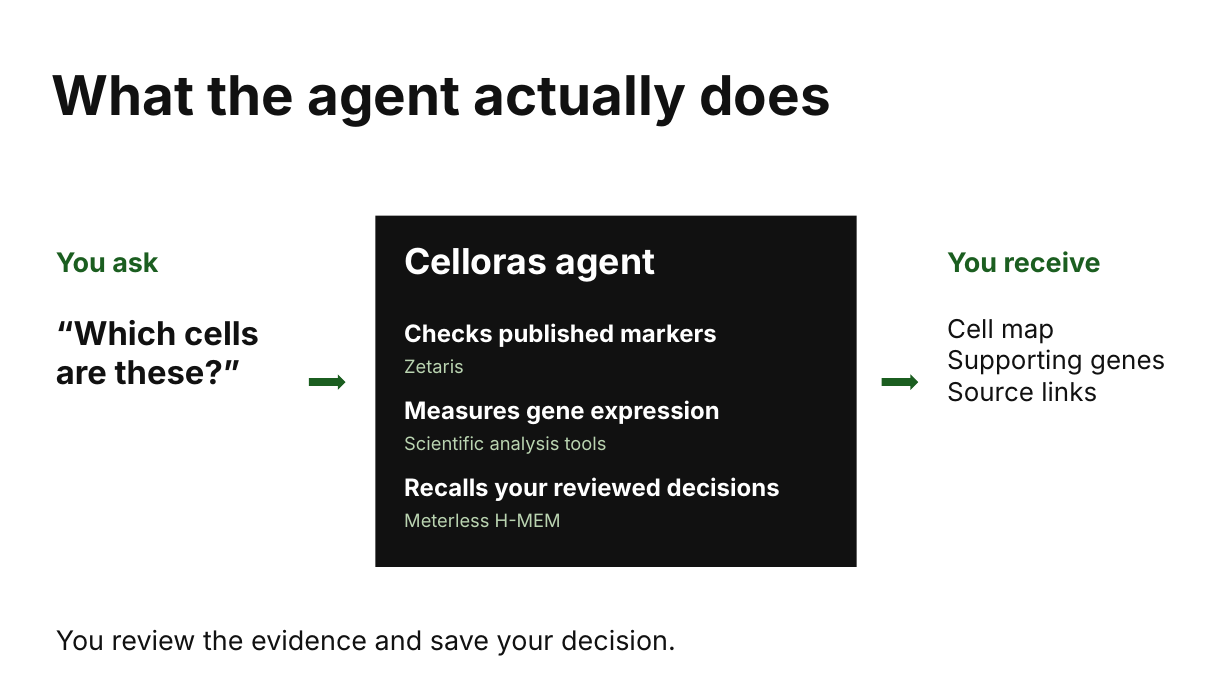
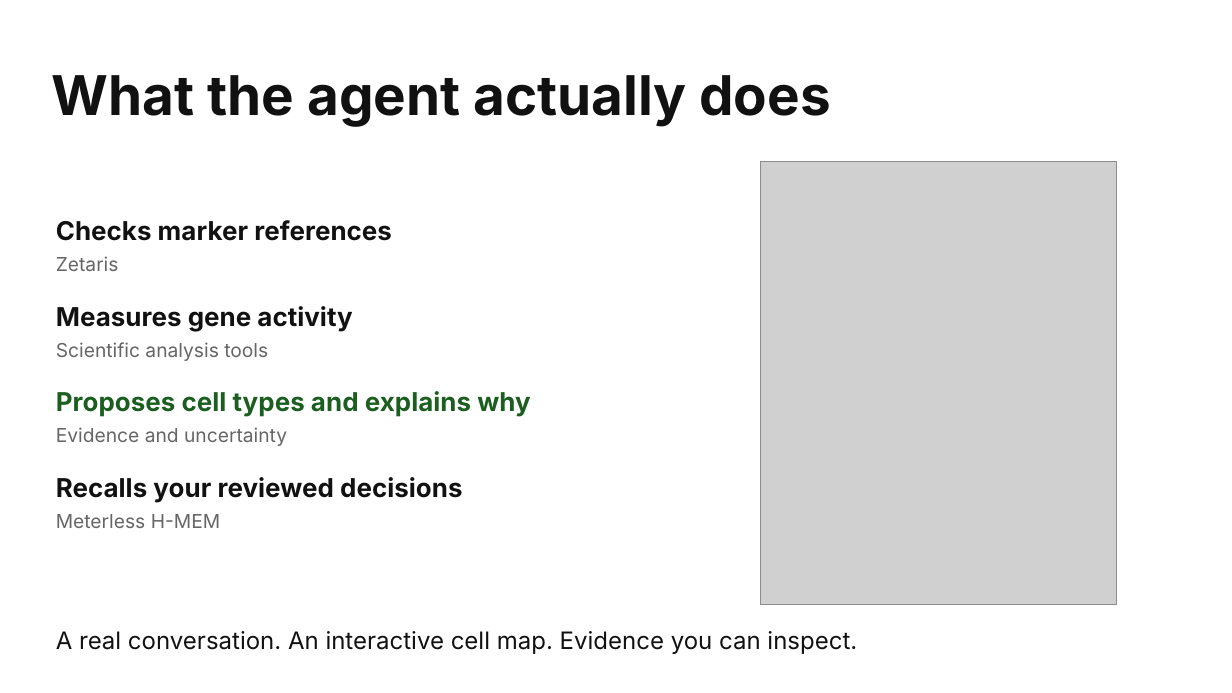
Before and after one commit to mpckkk/2026_GenAI, a slide deck: slide 3 of docs/pitchdeck/Celloras-Pitch-Deck.pptx. Drawn at 1232x693 pixels with LibreOffice and Linux fonts; fonts in the diff are those of the drawing; grey boxes stand for pictures. Boxes give left, top, right and bottom in pixels: in the first picture for what was removed or moved away, otherwise in the second. Text is boxed around its words. In the diff, an @@ line names an element or a change of style, - is before the commit and + after.

Commit message:
docs: add technical deck and real agent conversation

```diff
--- a/docs/pitchdeck/Celloras-Pitch-Deck.pptx
+++ b/docs/pitchdeck/Celloras-Pitch-Deck.pptx
@@ picture added at [761, 162, 1116, 604] @@
@@ text added at [56, 220, 392, 241], 20.2 pt, text #111111, bold @@
+Checks marker references
@@ rectangle removed at [375, 215, 857, 567] @@
@@ text "Zetaris": place and size @@
-text "Zetaris" at [404, 359, 464, 373]
+text "Zetaris" at [56, 256, 119, 271]
@@ text removed at [56, 252, 158, 273] @@
-You ask
@@ text removed at [404, 247, 656, 282] @@
-Celloras agent
@@ text removed at [947, 251, 1101, 273] @@
-You receive
@@ text at [56, 306, 352, 331]: text changed; size 18.8 to 20.2 pt; text colour #FFFFFF to #111111 @@
-Measures gene expression
+Measures gene activity
@@ text removed at [56, 320, 259, 385] @@
-“Which cells
-are these?”
@@ text removed at [404, 323, 717, 347] @@
-Checks published markers
@@ text removed at [947, 319, 1165, 402] @@
-Cell map
-Supporting genes
-Source links
@@ size 14.2 to 15 pt, text colour #BAD4B1 to #666666 in 3 elements at [56, 514, 220, 528], [56, 256, 119, 271], [56, 342, 268, 361] @@
@@ text "Scientific analysis tools": place and size @@
-text "Scientific analysis tools" at [404, 436, 607, 454]
+text "Scientific analysis tools" at [56, 342, 268, 361]
@@ right arrow removed at [309, 374, 346, 390] @@
@@ right arrow removed at [882, 374, 919, 390] @@
@@ text added at [56, 391, 531, 417], 20.2 pt, text #1B5E20, bold @@
+Proposes cell types and explains why
@@ text added at [56, 427, 287, 446], 15 pt, text #666666 @@
+Evidence and uncertainty
@@ text "Recalls your reviewed decisions": place and size @@
-text "Recalls your reviewed decisions" at [404, 477, 780, 501]
+text "Recalls your reviewed decisions" at [56, 477, 462, 502]
@@ text "Recalls your reviewed decisions" at [56, 477, 462, 502]: size 18.8 to 20.2 pt, text colour #FFFFFF to #111111 @@
@@ text "Meterless H-MEM": place and size @@
-text "Meterless H-MEM" at [404, 513, 561, 527]
+text "Meterless H-MEM" at [56, 514, 220, 528]
@@ text at [56, 631, 857, 654]: text changed; size 21 to 18.8 pt @@
-You review the evidence and save your decision.
+A real conversation. An interactive cell map. Evidence you can inspect.
```
Also in this commit, not shown: 1 other slide changed, 11 other files.
